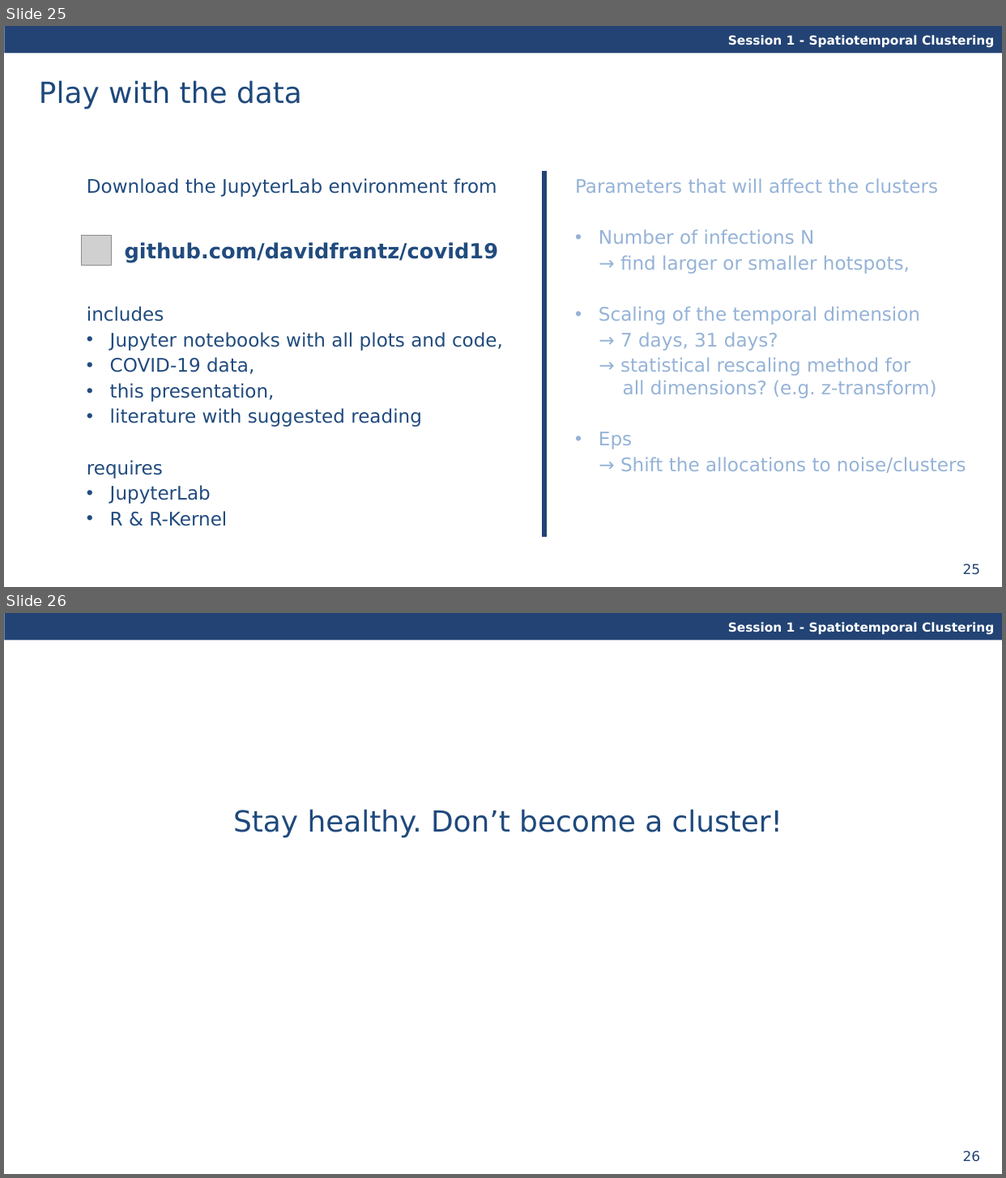
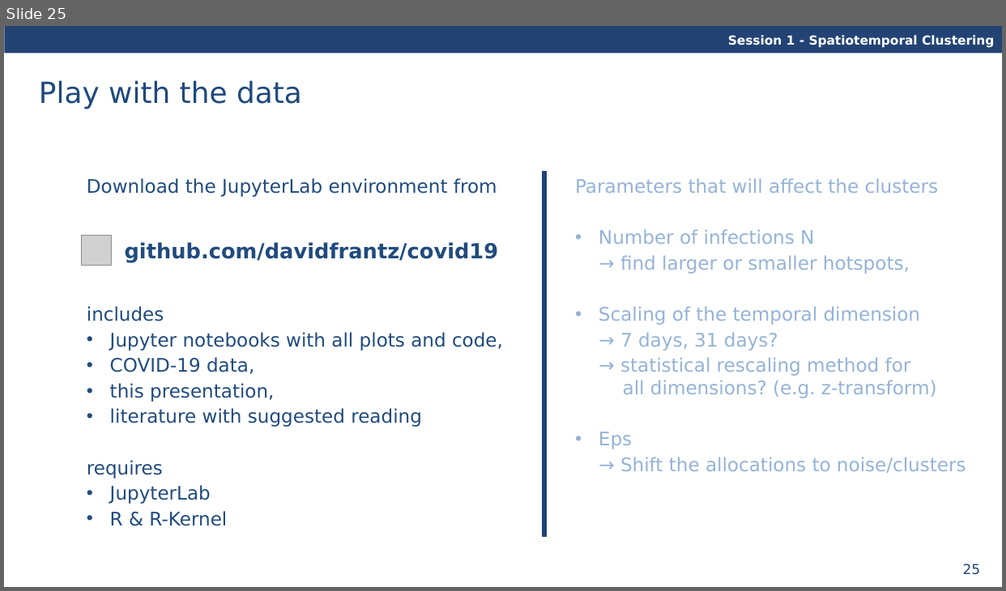
Before and after one commit to davidfrantz/covid19, a slide deck: material/spatio-temporal-clustering.pptx. Shown one above the other, each under a label of ours: slides 25 and 26 before the commit, slide 25 after it. The pictures are 1006x1178 and 1006x591 pixels, drawn with LibreOffice and Linux fonts; fonts in the diff are those of the drawing; grey boxes stand for pictures. Boxes give left, top, right and bottom in pixels: in the first picture for what was removed or moved away, otherwise in the second. Text is boxed around its words. In the diff, an @@ line names an element or a change of style, - is before the commit and + after.

```diff
--- a/material/spatio-temporal-clustering.pptx
+++ b/material/spatio-temporal-clustering.pptx
@@ slide 26 removed at [4, 613, 1002, 1174], background #FFFFFF; not listed: 3 template elements that a slide beside it also shows @@
@@ title removed at [233, 809, 782, 838] @@
-Stay healthy. Don’t become a cluster!
```
Also in this commit, not shown: 1 slide changed, 4 other slides removed, 18 other files.
